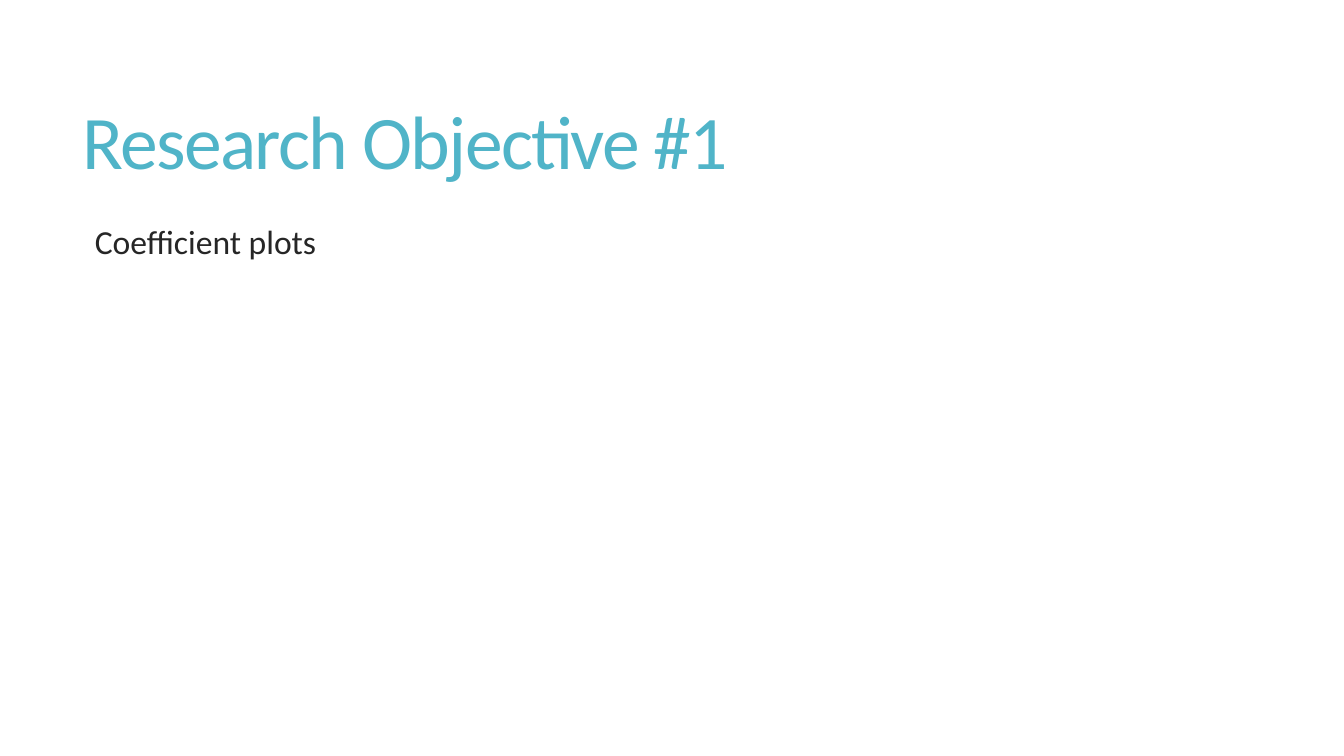
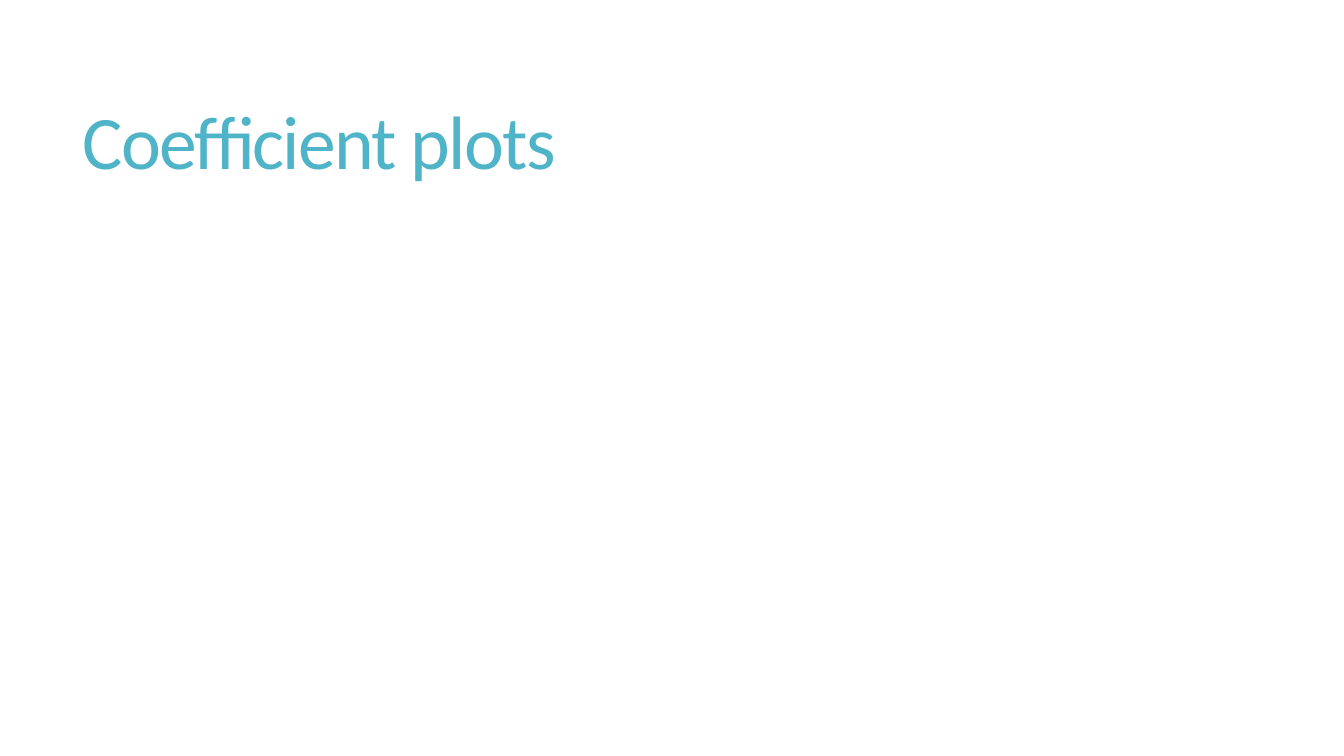
Before and after one commit to fionatfrancis/HiLo-Fish, a slide deck: slide 7 of HiLoAnalysisUpdate.pptx (slide 3 before the commit). Drawn at 1344x756 pixels with LibreOffice and Linux fonts; fonts in the diff are those of the drawing. Boxes give left, top, right and bottom in pixels: in the first picture for what was removed or moved away, otherwise in the second. Text is boxed around its words. In the diff, an @@ line names an element or a change of style, - is before the commit and + after.

```diff
--- a/HiLoAnalysisUpdate.pptx
+++ b/HiLoAnalysisUpdate.pptx
@@ title at [83,116,556,181]: text changed @@
-Research Objective #1
+Coefficient plots
@@ text removed at [95,230,316,260] @@
-  Coefficient plots
```
Also in this commit, not shown: 4 other slides changed, 6 slides added, 2 slides removed.
